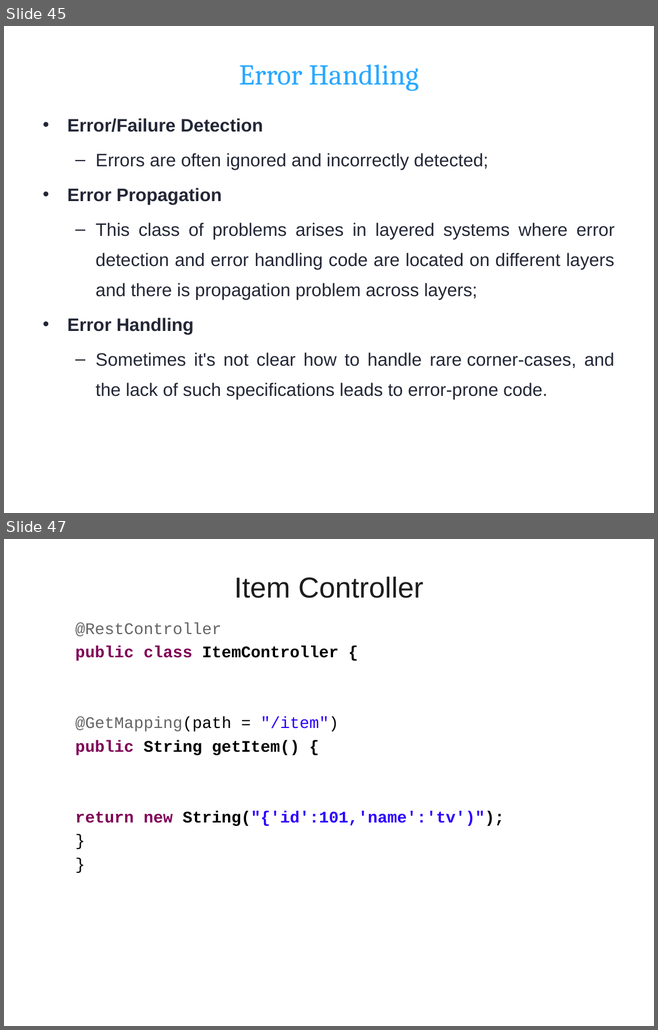
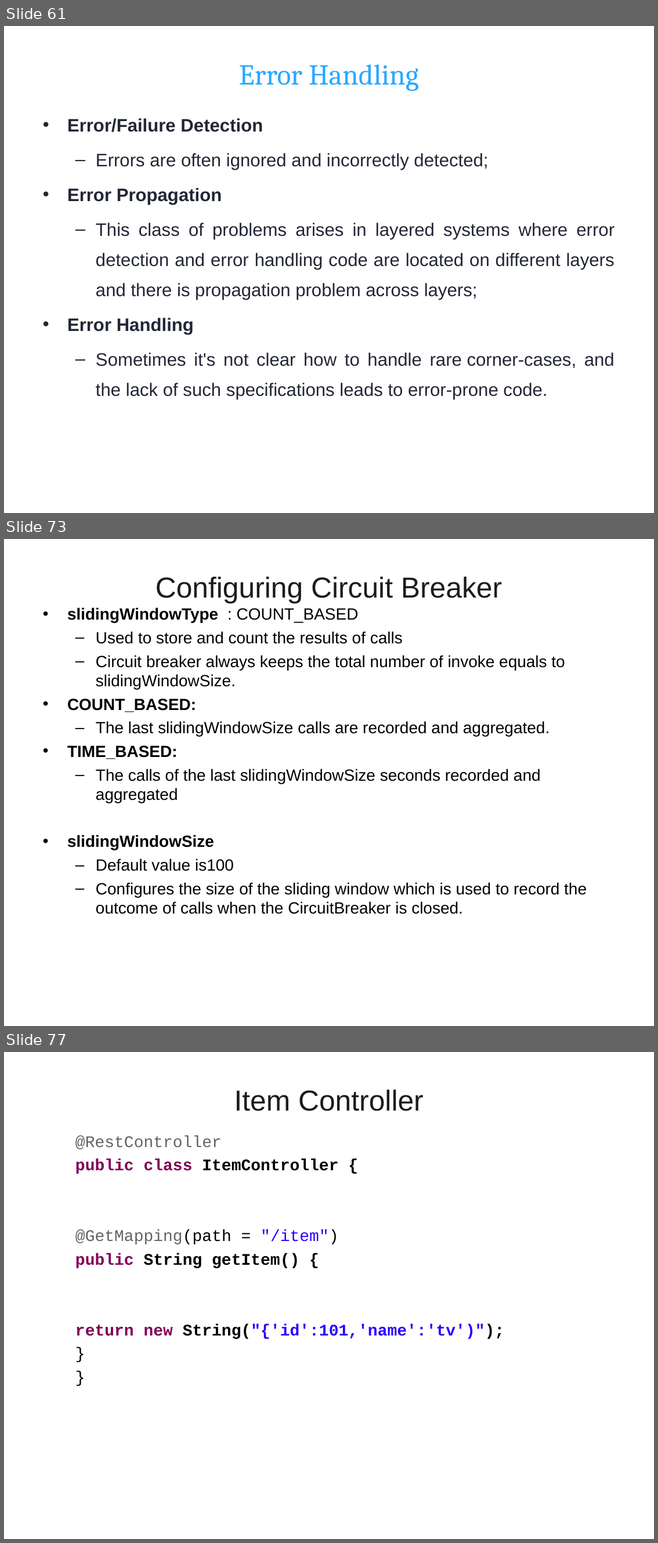
Before and after one commit to vatsank/spring_presentations, a slide deck: SpringMicroService_Module2_Ver02.ppt. Shown one above the other, each under a label of ours: slides 45 and 47 before the commit, slides 61, 73 and 77 after it; the slides between them are not shown. The pictures are 658x1030 and 658x1543 pixels, drawn with LibreOffice and Linux fonts; fonts in the diff are those of the drawing; background and template pictures are left out. Boxes give left, top, right and bottom in pixels: in the first picture for what was removed or moved away, otherwise in the second. Text is boxed around its words. In the diff, an @@ line names an element or a change of style, - is before the commit and + after.

```diff
--- a/SpringMicroService_Module2_Ver02.ppt
+++ b/SpringMicroService_Module2_Ver02.ppt
@@ slide 73 added at box(4, 539, 654, 1026), background picture (left out) @@
@@ title added at box(155, 577, 502, 603), 32 pt, text #1C1C1C @@
+Configuring Circuit Breaker
@@ text added at box(67, 607, 586, 914), 18 pt, text #000000 @@
+• slidingWindowType : COUNT_BASED
+  – Used to store and count the results of calls
+  – Circuit breaker always keeps the total number of invoke equals to slidingWindowSize.
+• COUNT_BASED:
+  – The last slidingWindowSize calls are recorded and aggregated.
+• TIME_BASED:
+  – The calls of the last slidingWindowSize seconds recorded and aggregated
+• slidingWindowSize
+  – Default value is100
+  – Configures the size of the sliding window which is used to record the outcome of calls when the CircuitBreaker is closed.
@@ what was slide 45 is now slide 61 @@
@@ what was slide 47 is now slide 77 @@
```
Also in this commit, not shown: 10 slides changed, 30 other slides added.
